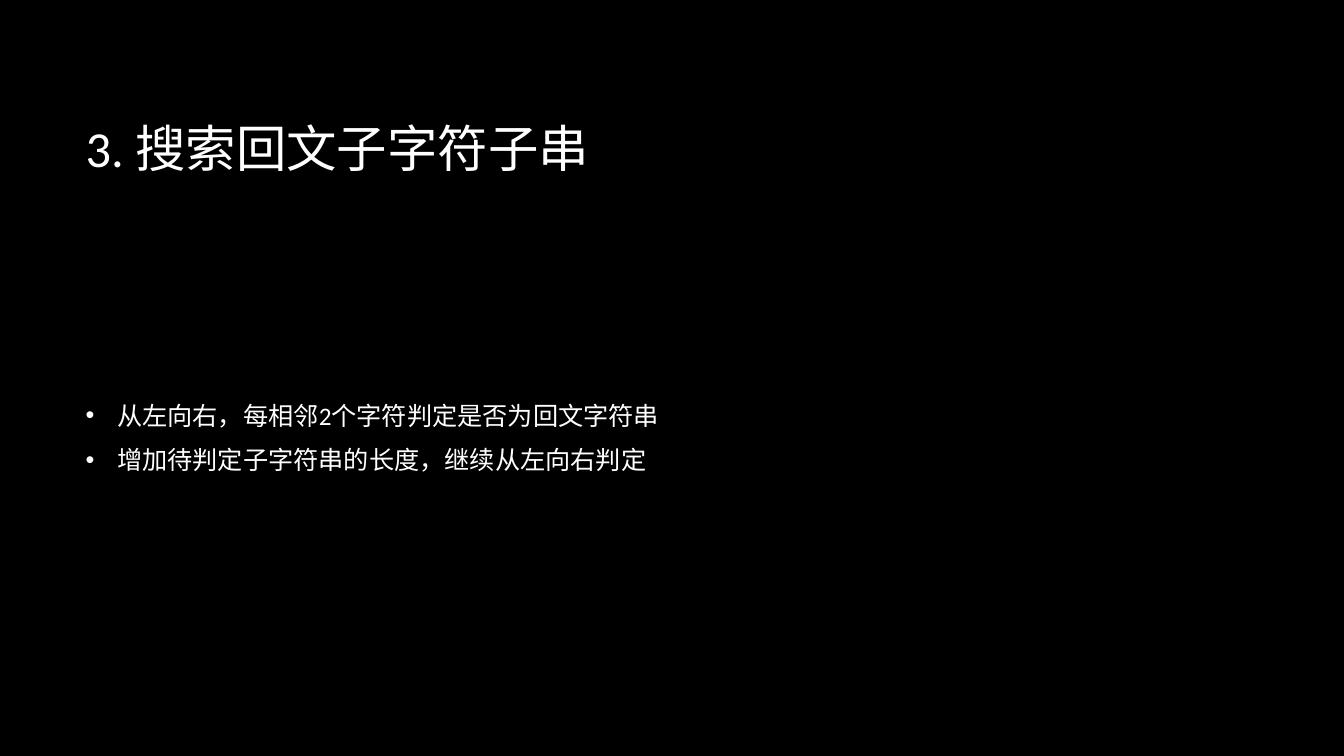
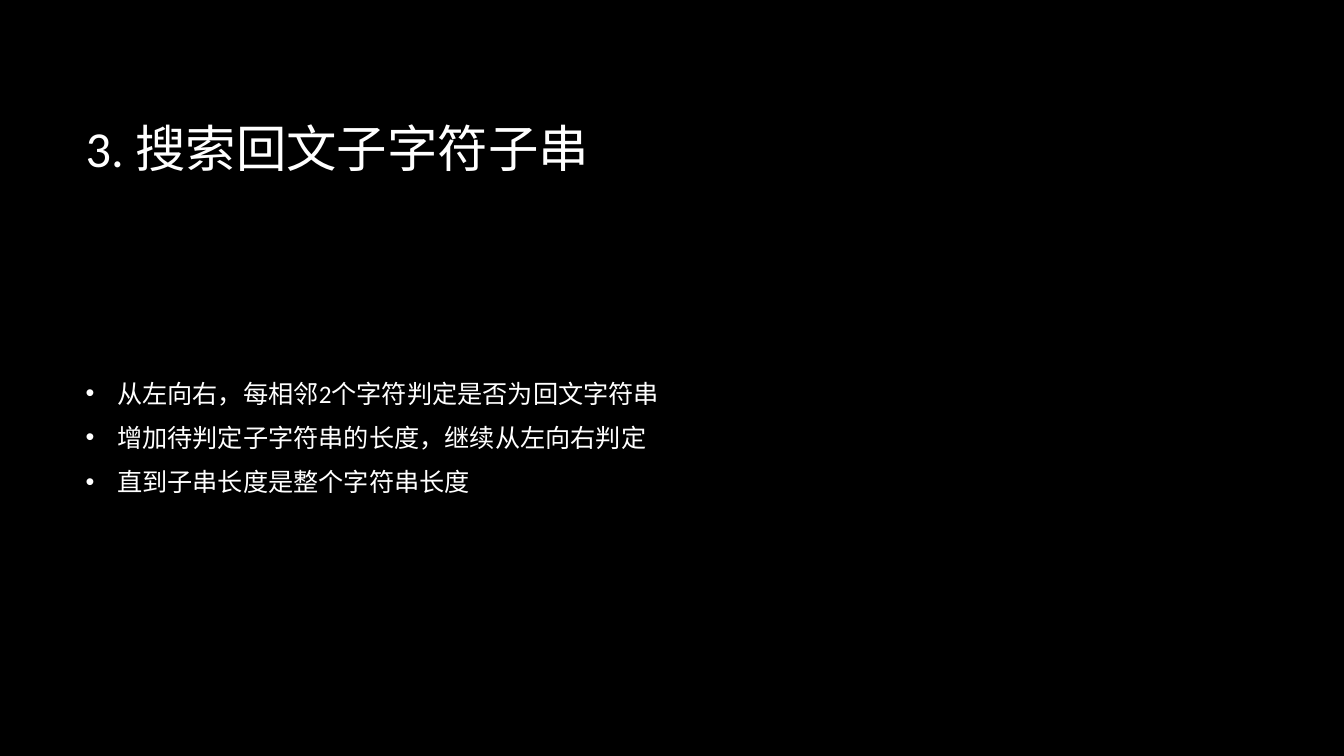
Before and after one commit to oneminute/leetcode, a slide deck: slide 8 of problems/longest-palindromic-substring/tutorial.pptx. Drawn at 1344x756 pixels with LibreOffice and Linux fonts; fonts in the diff are those of the drawing; background and template pictures are left out. Boxes give left, top, right and bottom in pixels: in the first picture for what was removed or moved away, otherwise in the second. Text is boxed around its words. In the diff, an @@ line names an element or a change of style, - is before the commit and + after.

```diff
--- a/problems/longest-palindromic-substring/tutorial.pptx
+++ b/problems/longest-palindromic-substring/tutorial.pptx
@@ text at bbox=[117, 469, 470, 493]: paragraph added @@
+• 直到子串长度是整个字符串长度
```
Also in this commit, not shown: 5 other slides changed, 3 slides added, 2 other files.
